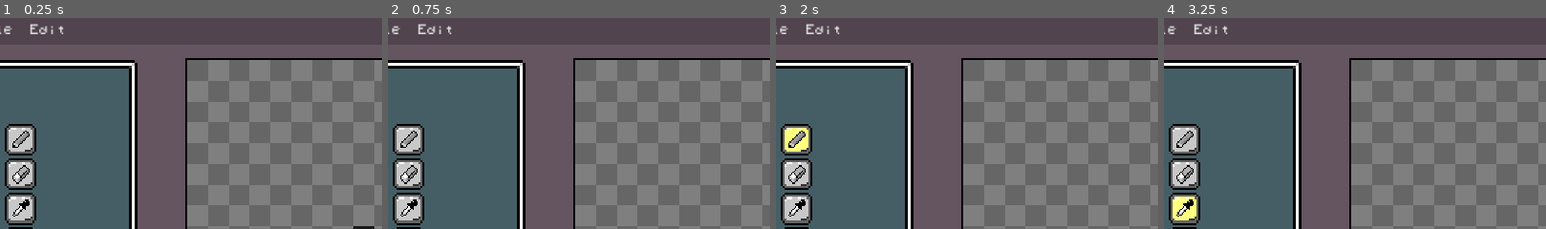
Above: before the commit, frames 1-4 (left to right).
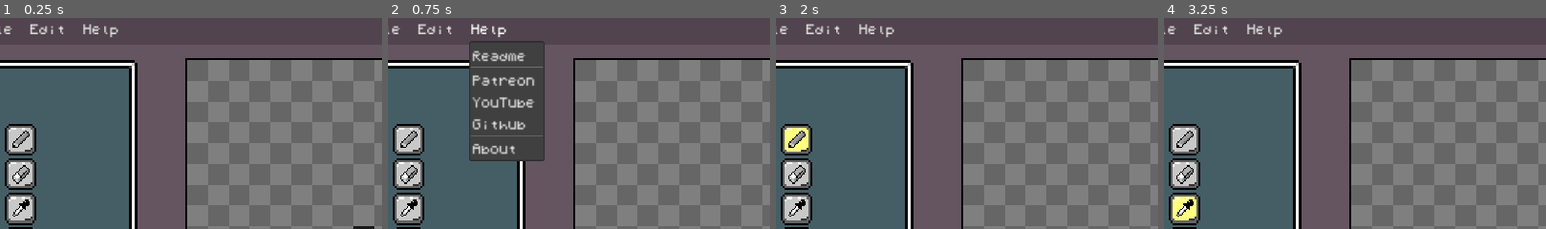
Above: after the commit, the same moments.

Repository: MaeschDEV/pix-mix
Game: Godot game, scene res://scenes/paint_window.tscn
The game is run twice, just before and just after one commit, with the same random seed, the same clock (stepped at 60 frames per second) and the same inputs.
Inputs (mouse positions are % of the whole screen's width and height, from its top left):
- Up to frame 1 (0.25 s): no input
- Up to frame 2 (0.75 s): click (18, 2) at 0.5 s, where only the run after the commit has a clickable "Help"
- Up to frame 3 (2 s): click (6, 29) at 1.25 s
- Up to frame 4 (3.25 s): click (6, 37) at 2 s; click (6, 45) at 2.75 s
The pictures show only the part of the screen within x 4-54%, y 0-50%; the shares and areas given below are measured in that part.

The runs differ from the first frame. In frame 1, 0.2% of the frame differs, in the area x 21-31%, y 2-10%; in frame 2, 11%, in the area x 21-41%, y 2-68%; in frame 3, 0.2%; in frame 4, 0.2%.

Commit message:
Fixed some bugs and added help

Diff:
--- a/project.godot
+++ b/project.godot
@@ -11,9 +11,11 @@
 [application]
 
 config/name="Pix-Mix"
+config/version="1.0.0"
 run/main_scene="res://scenes/paint_window.tscn"
 config/features=PackedStringArray("4.3", "Forward Plus")
-config/icon="res://export/wizard.png"
+config/icon="res://export/icon.png"
+config/windows_native_icon="res://export/icon.ico"
 
 [autoload]
 
--- a/scenes/Top Bar.tscn
+++ b/scenes/Top Bar.tscn
@@ -28,10 +28,15 @@
 text = "Edit "
 switch_on_hover = true
 
+[node name="Help" type="MenuButton" parent="HBoxContainer"]
+layout_mode = 2
+text = "Help "
+switch_on_hover = true
+
 [node name="New Image" type="AcceptDialog" parent="."]
 title = "New Image"
 initial_position = 1
-size = Vector2i(250, 500)
+size = Vector2i(250, 150)
 
 [node name="VBoxContainer" type="VBoxContainer" parent="New Image"]
 anchors_preset = 15
@@ -49,56 +54,13 @@
 layout_mode = 2
 text = "Size:"
 
-[node name="HBoxContainer" type="HBoxContainer" parent="New Image/VBoxContainer"]
-custom_minimum_size = Vector2(0, 30)
-layout_mode = 2
-
-[node name="Label" type="Label" parent="New Image/VBoxContainer/HBoxContainer"]
-layout_mode = 2
-text = "Width:"
-
-[node name="SpinBox" type="SpinBox" parent="New Image/VBoxContainer/HBoxContainer"]
+[node name="SpinBox" type="SpinBox" parent="New Image/VBoxContainer"]
 layout_mode = 2
 size_flags_horizontal = 3
 min_value = 1.0
-max_value = 256.0
+max_value = 64.0
 value = 16.0
 suffix = "px"
 
-[node name="HBoxContainer2" type="HBoxContainer" parent="New Image/VBoxContainer"]
-custom_minimum_size = Vector2(0, 30)
-layout_mode = 2
-
-[node name="Label" type="Label" parent="New Image/VBoxContainer/HBoxContainer2"]
-layout_mode = 2
-text = "Height:"
-
-[node name="SpinBox" type="SpinBox" parent="New Image/VBoxContainer/HBoxContainer2"]
-layout_mode = 2
-size_flags_horizontal = 3
-min_value = 1.0
-max_value = 256.0
-value = 16.0
-suffix = "px"
-
-[node name="HSeparator2" type="HSeparator" parent="New Image/VBoxContainer"]
-custom_minimum_size = Vector2(0, 30)
-layout_mode = 2
-
-[node name="Label2" type="Label" parent="New Image/VBoxContainer"]
-custom_minimum_size = Vector2(0, 30)
-layout_mode = 2
-text = "Background:"
-
-[node name="OptionButton" type="OptionButton" parent="New Image/VBoxContainer"]
-layout_mode = 2
-selected = 0
-item_count = 3
-popup/item_0/text = "Transparent"
-popup/item_1/text = "White"
-popup/item_1/id = 1
-popup/item_2/text = "Black"
-popup/item_2/id = 2
-
 [connection signal="canceled" from="New Image" to="." method="_on_new_image_canceled"]
 [connection signal="confirmed" from="New Image" to="." method="_on_new_image_confirmed"]
--- a/scripts/paint_window.gd
+++ b/scripts/paint_window.gd
@@ -372,8 +372,8 @@
 	images.clear()
 	textures.clear()
 
-	for i in layerAmount:
-		get_tree().get_first_node_in_group("TexRects").queue_free()
+	for i in get_tree().get_nodes_in_group("TexRects").size():
+		get_tree().get_nodes_in_group("TexRects")[i].queue_free()
 
 	for i in layerAmount:
 		var tex_rect = TextureRect.new()
@@ -406,6 +406,9 @@
 	layers.clear()
 	images.clear()
 	textures.clear()
+
+	for i in get_tree().get_nodes_in_group("TexRects").size():
+		get_tree().get_nodes_in_group("TexRects")[i].queue_free()
 
 	for i in layerAmount:
 		var tex_rect = TextureRect.new()
--- a/scripts/top_bar.gd
+++ b/scripts/top_bar.gd
@@ -20,6 +20,17 @@
 	edit_menu.get_popup().add_item("Delete       Ctrl+Del", 2)
 
 	edit_menu.get_popup().id_pressed.connect(Callable(self, "_on_edit_item_selected"))
+
+	var help_menu = $HBoxContainer/Help
+	help_menu.get_popup().add_item("Readme", 0)
+	help_menu.get_popup().add_separator()
+	help_menu.get_popup().add_item("Patreon", 1)
+	help_menu.get_popup().add_item("YouTube", 2)
+	help_menu.get_popup().add_item("Github", 3)
+	help_menu.get_popup().add_separator()
+	help_menu.get_popup().add_item("About", 4)
+
+	help_menu.get_popup().id_pressed.connect(Callable(self, "_on_help_item_selected"))
 
 func _input(event: InputEvent) -> void:
 	if (event is InputEventKey and event.is_pressed() and not event.keycode in pressed_keys):
@@ -54,6 +65,14 @@
 		0: Global.undo.emit()
 		1: Global.redo.emit()
 		2: Global.delete.emit()
+
+func _on_help_item_selected(id):
+	match id:
+		0: OS.shell_open("https://github.com/MaeschDEV/pix-mix/blob/2cd2d641a6261d4d8a035c8ebbfde283d543db8b/README.md")
+		1: OS.shell_open("https://www.patreon.com/c/MaeschDEV")
+		2: OS.shell_open("https://www.youtube.com/@maeschdev")
+		3: OS.shell_open("https://github.com/MaeschDEV/pix-mix")
+		4: print("About")
 
 func _close_program():
 	Global.interactable.emit(false)
@@ -101,8 +120,8 @@
 
 func _on_new_image_confirmed() -> void:
 	Global.interactable.emit(true)
-	var x = $"New Image/VBoxContainer/HBoxContainer/SpinBox".value
-	var y = $"New Image/VBoxContainer/HBoxContainer2/SpinBox".value
+	var x = $"New Image/VBoxContainer/SpinBox".value
+	var y = $"New Image/VBoxContainer/SpinBox".value
 	Global.newImage.emit(Vector2(x, y))
 	$"New Image".hide()
 
Binary file added: export/icon.ico
Not shown, added: export/icon.png.import
Not shown, changed: export_presets.cfg
Not shown, changed: export/Pix-Mix.exe
Not shown, removed: export/Pix-Mix.pck
Not shown, added: export/icon.png
Not shown, added: rcedit/rcedit-x64.exe
